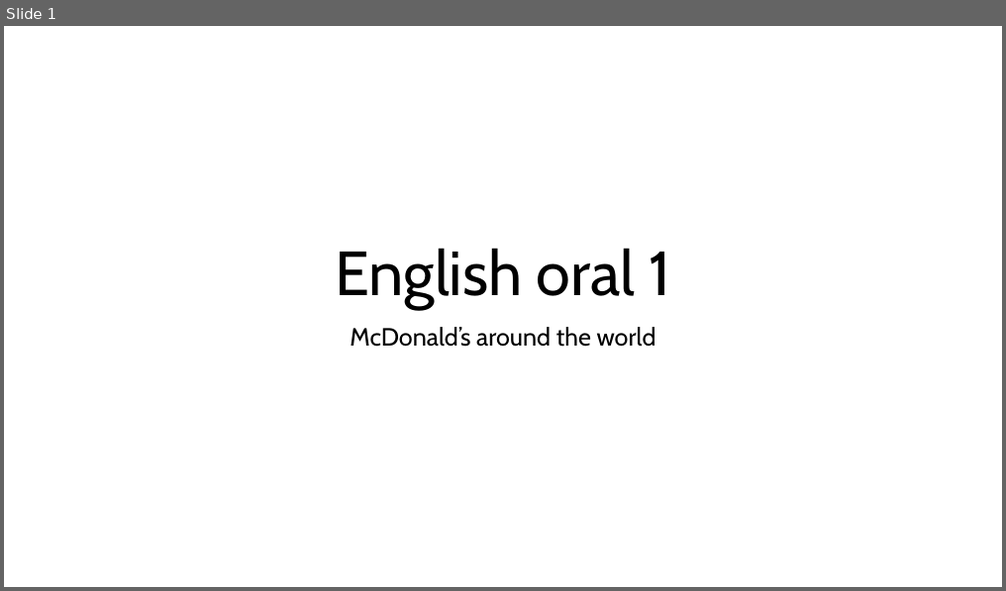
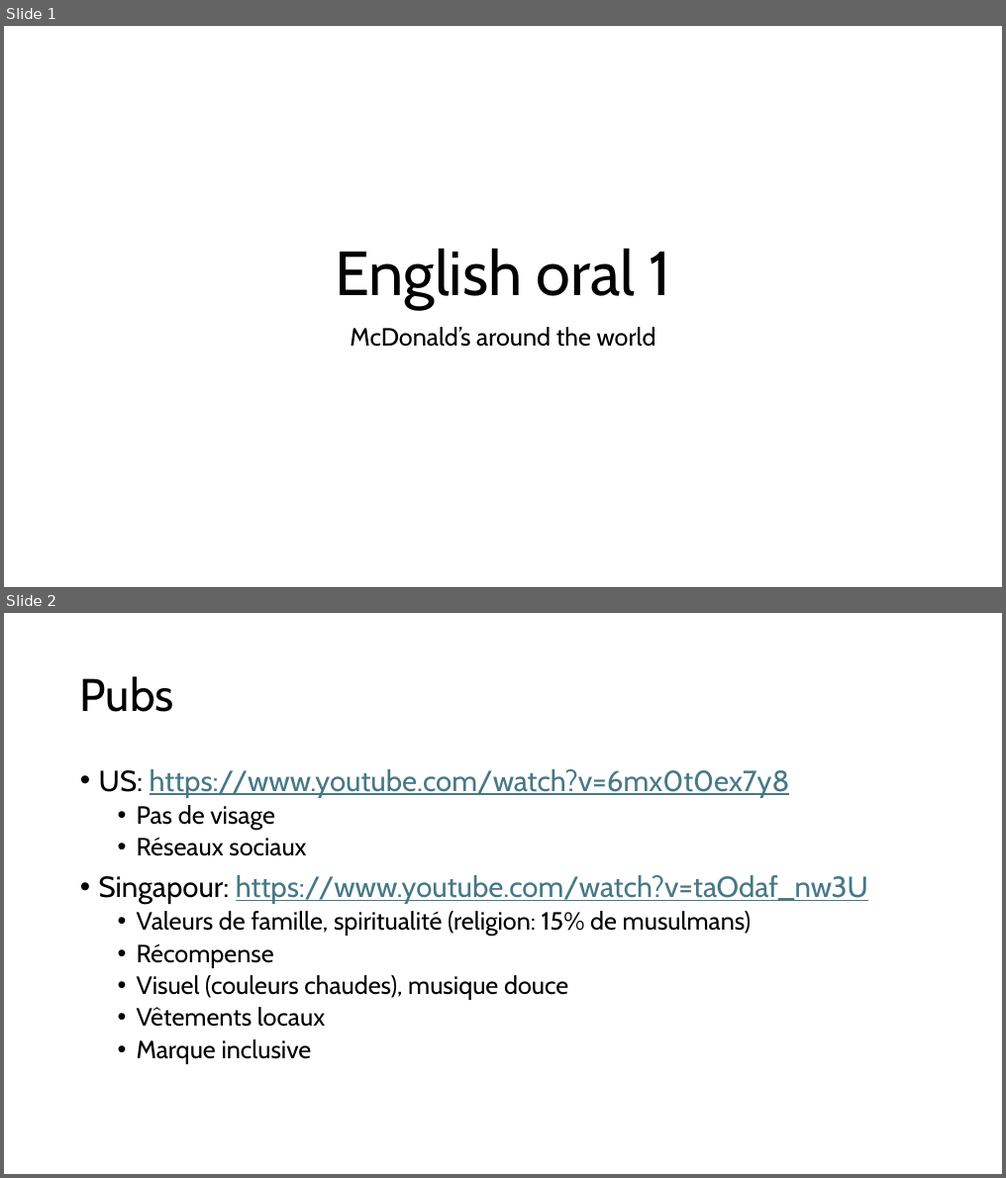
Before and after one commit to Scortail/AnglaisAd, a slide deck: slides.pptx. Shown one above the other, each under a label of ours: slide 1 before the commit, slides 1 and 2 after it. The pictures are 1006x591 and 1006x1178 pixels, drawn with LibreOffice and Linux fonts; fonts in the diff are those of the drawing. Boxes give left, top, right and bottom in pixels: in the first picture for what was removed or moved away, otherwise in the second. Text is boxed around its words. In the diff, an @@ line names an element or a change of style, - is before the commit and + after.

```diff
--- a/slides.pptx
+++ b/slides.pptx
@@ slide 2 added at [4,613,1002,1174], background #FFFFFF @@
@@ title added at [80,676,174,712], 44 pt, text #000000 @@
+Pubs
@@ text added at [99,769,868,1064], 24 pt, text #000000 @@
+• US: https://www.youtube.com/watch?v=6mx0t0ex7y8
+  • Pas de visage
+  • Réseaux sociaux
+• Singapour: https://www.youtube.com/watch?v=taOdaf_nw3U
+  • Valeurs de famille, spiritualité (religion: 15% de musulmans)
+  • Récompense
+  • Visuel (couleurs chaudes), musique douce
+  • Vêtements locaux
+  • Marque inclusive
```
Also in this commit, not shown: 3 other slides added, 2 slides removed.
